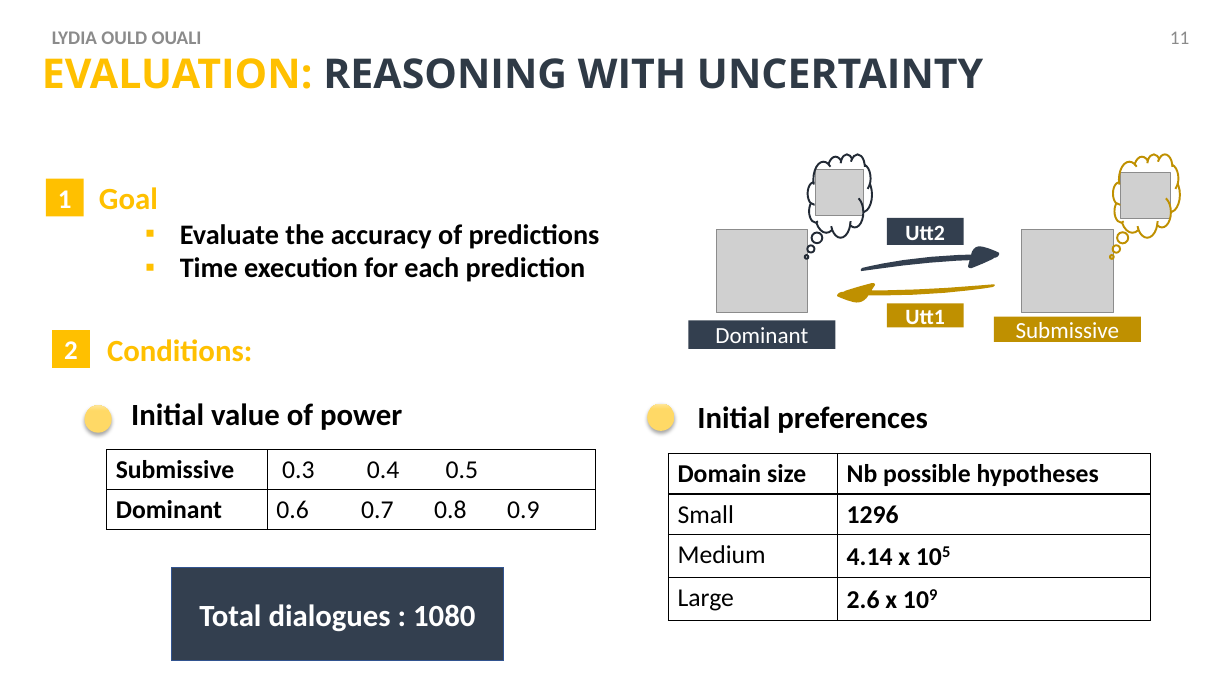
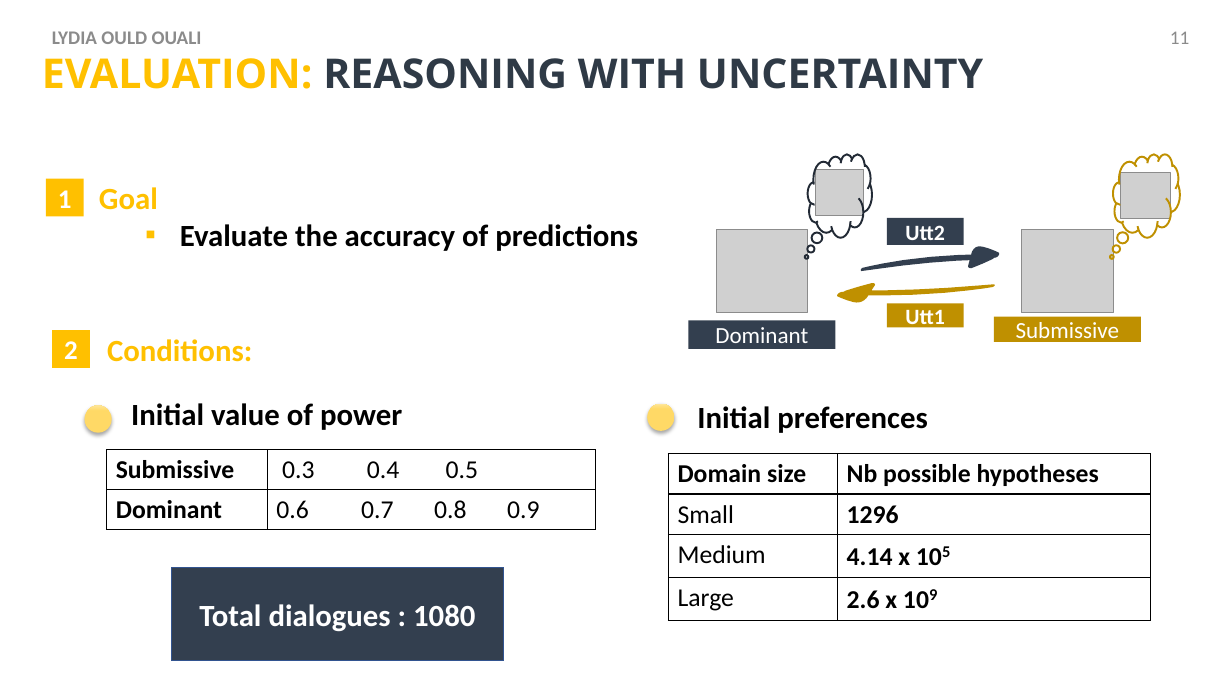
Before and after one commit to Olydia/Discolog, a slide deck: slide 14 of papers/Presentations/intellisys/intellysis_v2.pptx (slide 16 before the commit). Drawn at 1232x693 pixels with LibreOffice and Linux fonts; fonts in the diff are those of the drawing; grey boxes stand for pictures. Boxes give left, top, right and bottom in pixels: in the first picture for what was removed or moved away, otherwise in the second. Text is boxed around its words. In the diff, an @@ line names an element or a change of style, - is before the commit and + after.

```diff
--- a/papers/Presentations/intellisys/intellysis_v2.pptx
+++ b/papers/Presentations/intellisys/intellysis_v2.pptx
@@ text at bbox=[180, 224, 638, 251]: size 22 to 24 pt in "Evaluate the accuracy of predictions" @@
@@ text at bbox=[180, 257, 586, 282]: paragraph removed @@
-  ▪ Time execution for each prediction
```
Also in this commit, not shown: 9 other slides changed, 3 slides added.
